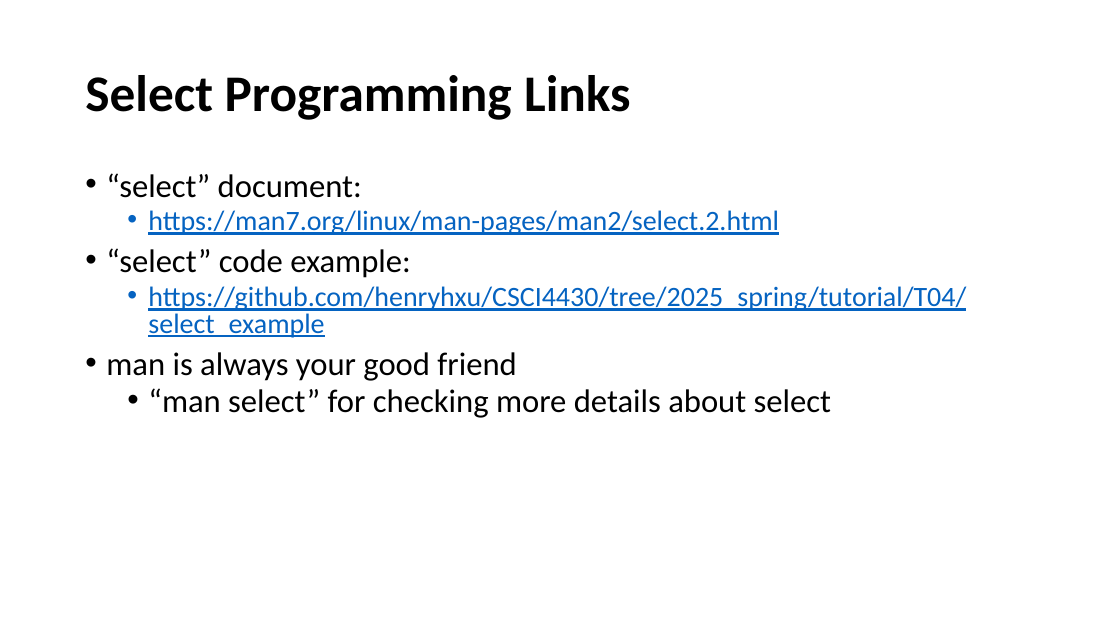
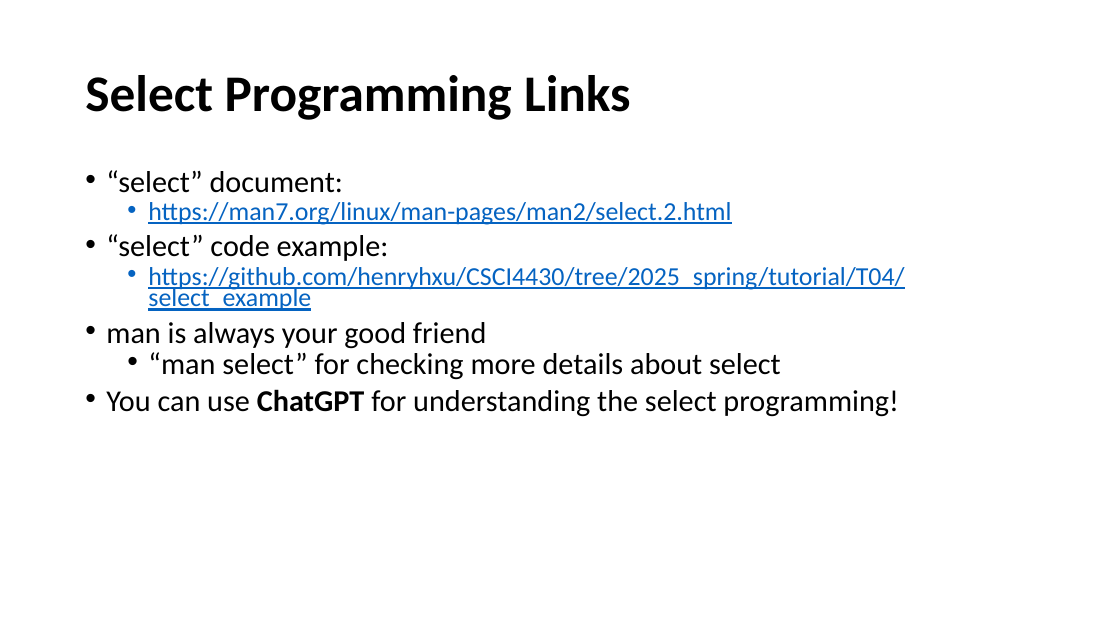
Before and after one commit to henryhxu/CSCI4430-ESTR4120, a slide deck: slide 15 of tutorial/T04/tut04.pptx. Drawn at 1120x630 pixels with LibreOffice and Linux fonts; fonts in the diff are those of the drawing. Boxes give left, top, right and bottom in pixels: in the first picture for what was removed or moved away, otherwise in the second. Text is boxed around its words. In the diff, an @@ line names an element or a change of style, - is before the commit and + after.

```diff
--- a/tutorial/T04/tut04.pptx
+++ b/tutorial/T04/tut04.pptx
@@ text at <box>106,170,904,380</box>: size 28 to 25.9 pt in "“select” document:", "“select” code example:", "man is always your good friend", "“man select” for checking more details about ..."; size 24 to 22.2 pt in "https://man7.org/linux/man-pages/man2/select.2.html", "https://github.com/henryhxu/CSCI4430/tree/2025_spring/tutori ..."; line spacing 0.8 to 0.7 @@
@@ text at <box>106,389,899,417</box>: paragraph added @@
+• You can use ChatGPT for understanding the select programming!
```
Also in this commit, not shown: 1 other slide changed, 40 other files.
